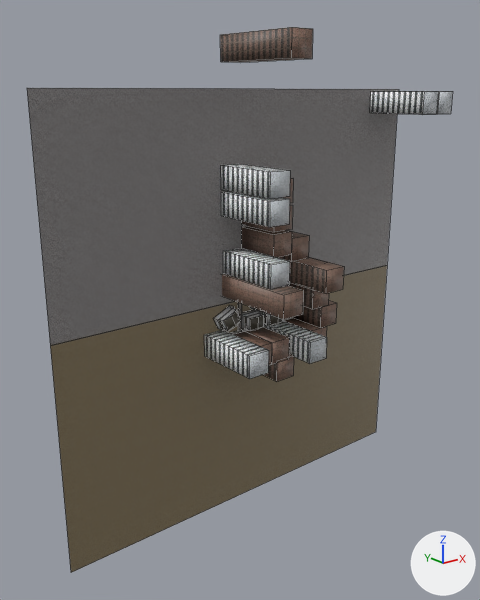
One commit to the FBX model source/media/model/stage-1-3.fbx: the scene before it, then after it.
The view is the same before and after, from a 50 mm camera at (-1.88, -2.22, 0.99) aimed at (-0.18, -0.09, 0.14). The axes (+X, +Y, +Z) are drawn at lower right. The lights are the same throughout. Mesh edges are drawn as thin lines. Where no turn or scale is listed for an object, it has been applied to the vertices.

Objects in the first picture: 'Ground_001'.
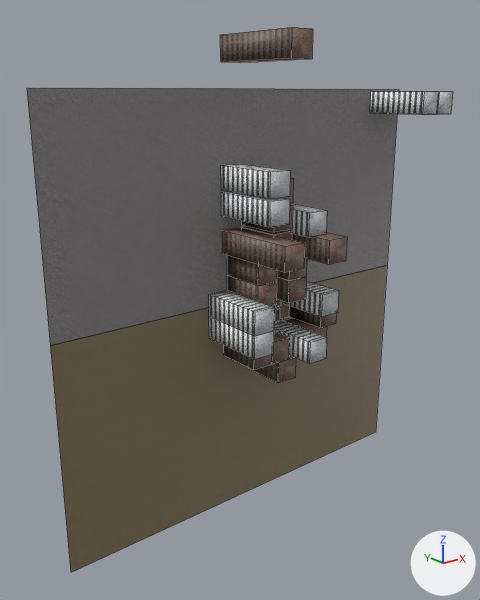
What differs and where, as boxes (x1, y1, x2, y2) in the pictures (480 x 600 px; the box of a moved part takes in the faces that stretch with it):
part 1 of me_ground_001, moved or reshaped: before (204, 330, 269, 379); after (209, 290, 274, 336)
part 2 of me_ground_001, moved or reshaped: before (223, 248, 290, 289); after (287, 203, 327, 237)
part 3 of me_ground_001, moved or reshaped: before (288, 282, 329, 309); after (227, 255, 277, 286)
part 4 of me_ground_001, moved or reshaped: before (263, 353, 294, 382); after (227, 275, 277, 306)
part 5 of me_ground_001, moved or reshaped (not visible before): after (276, 277, 306, 303)
part 6 of me_ground_001, moved or reshaped (not visible afterwards): before (242, 311, 264, 331)
part 7 of me_ground_001, moved or reshaped: before (289, 257, 344, 294); after (222, 227, 305, 272)
part 8 of me_ground_001, moved or reshaped: before (279, 230, 309, 262); after (248, 355, 296, 383)
part 9 of me_ground_001, moved or reshaped (not visible afterwards): before (238, 313, 242, 332)
part 10 of me_ground_001, moved or reshaped: before (262, 311, 283, 325); after (272, 299, 281, 308)
part 11 of me_ground_001, moved or reshaped (not visible before): after (292, 232, 347, 264)
part 12 of me_ground_001, moved or reshaped (not visible afterwards): before (222, 274, 303, 319)
part 13 of me_ground_001, moved or reshaped (not visible before): after (209, 316, 274, 359)
part 14 of me_ground_001, moved or reshaped: before (213, 305, 241, 331); after (274, 307, 280, 323)
part 15 of me_ground_001, deleted: before (238, 302, 242, 315)
part 16 of me_ground_001, built on: before (242, 309, 259, 315); after (274, 258, 339, 364)

The change in detail:
me_ground_001 is used by ob_ground_001; location (0.0, 0.0, 0.0).
me_ground_001 had 376 vertices, 262 faces and spanned x -1.0..0.9, y -0.4..0.01, z -0.9..1.2.
me_ground_001 now has 376 vertices, 263 faces and spans x -1.0..0.9, y -0.4..0.01, z -0.9..1.2.
me_ground_001 part 1: the loose piece of 8 vertices spanning x -0.31..-0.21, y -0.31..0.0, z -0.12..-0.02 is moved by (0.03, 0.0, 0.18).
me_ground_001 part 2: the loose piece of 8 vertices spanning x -0.2..-0.1, y -0.31..0.0, z 0.24..0.34 is moved by (0.2, 0.0, 0.18).
me_ground_001 part 3: the loose piece of 8 vertices spanning x 0.14..0.24, y -0.21..0.0, z 0.06..0.16 is moved by (-0.32, 0.0, 0.17).
me_ground_001 part 4: the loose piece of 8 vertices spanning x -0.07..0.03, y -0.21..0.0, z -0.23..-0.13 is moved by (-0.11, 0.0, 0.36).
me_ground_001 part 5: the loose piece of 8 vertices spanning x 0.12..0.22, y -0.21..0.0, z 0.16..0.26 is turned 90 degrees about the y axis through its middle, then moved by (-0.13, 0.0, -0.04).
me_ground_001 part 6: the loose piece of 18 vertices spanning x -0.11..-0.01, y -0.07..0.0, z -0.03..0.03 is moved by (-0.06, 0.0, 0.01).
me_ground_001 part 7: the loose piece of 8 vertices spanning x 0.02..0.12, y -0.4..0.01, z 0.2..0.3 is moved by (-0.23, 0.0, 0.13).
me_ground_001 part 8: the loose piece of 8 vertices spanning x 0.0..0.1, y -0.21..0.0, z 0.3..0.4 is turned -90 degrees about the y axis through its middle, then moved by (-0.06, 0.0, -0.54).
me_ground_001 part 9: the loose piece of 8 vertices spanning x -0.12, y -0.03..0.0, z -0.04..0.04 is moved by (0.06, 0.0, 0.0).
me_ground_001 part 10: the loose piece of 18 vertices spanning x 0.01..0.11, y -0.07..0.0, z -0.03..0.03 is turned 180 degrees about the y axis through its middle, then moved by (-0.02, 0.0, 0.08).
me_ground_001 part 11: the loose piece of 8 vertices spanning x -0.06..0.0, y -0.12..0.0, z 0.19..0.25 is scaled about its middle by (1.67, 3.42, 1.67), then moved by (0.11, -0.13, 0.15).
me_ground_001 part 12: the loose piece of 8 vertices spanning x -0.21..-0.11, y -0.4..0.01, z 0.14..0.24 is scaled about its middle by (-0.6, 0.293, -0.6), then moved by (0.11, 0.13, 0.03).
me_ground_001 part 13: the loose piece of 8 vertices spanning x 0.04..0.12, y -0.03..0.0, z 0.04 is scaled about its middle by (1.25, 11.7, 100), then moved by (-0.31, -0.14, -0.03).
me_ground_001 part 14: the loose piece of 18 vertices spanning x -0.26..-0.14, y -0.07..0.0, z -0.01..0.09 is turned 25 degrees about the y axis through its middle, then moved by (0.24, 0.0, -0.03).
me_ground_001 part 15: the loose piece of 8 vertices spanning x -0.12, y -0.03..0.0, z 0.04..0.12 is deleted.
me_ground_001 part 16: 8 vertices moved from x -0.12..0.04, y -0.03..0.0, z 0.04 to x -0.04, y -0.03..0.0, z -0.04..0.12; 7 vertices removed from x -0.06..0.0, y -0.12..0.0, z 0.12..0.18; 31 vertices added at x -0.06..0.19, y -0.31..0.0, z -0.12..0.32.
